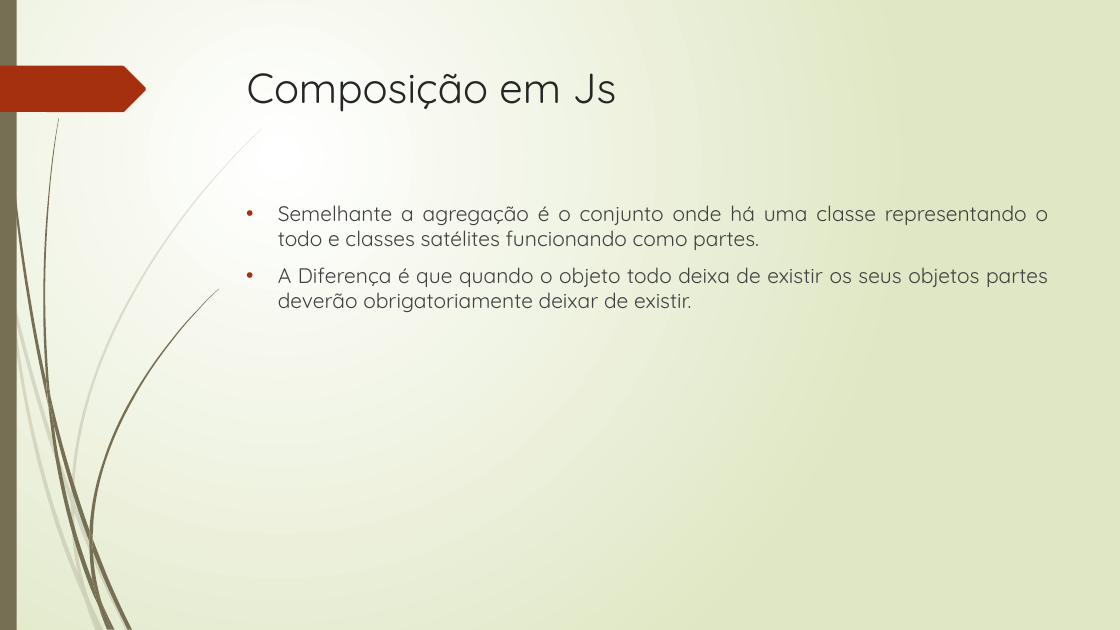
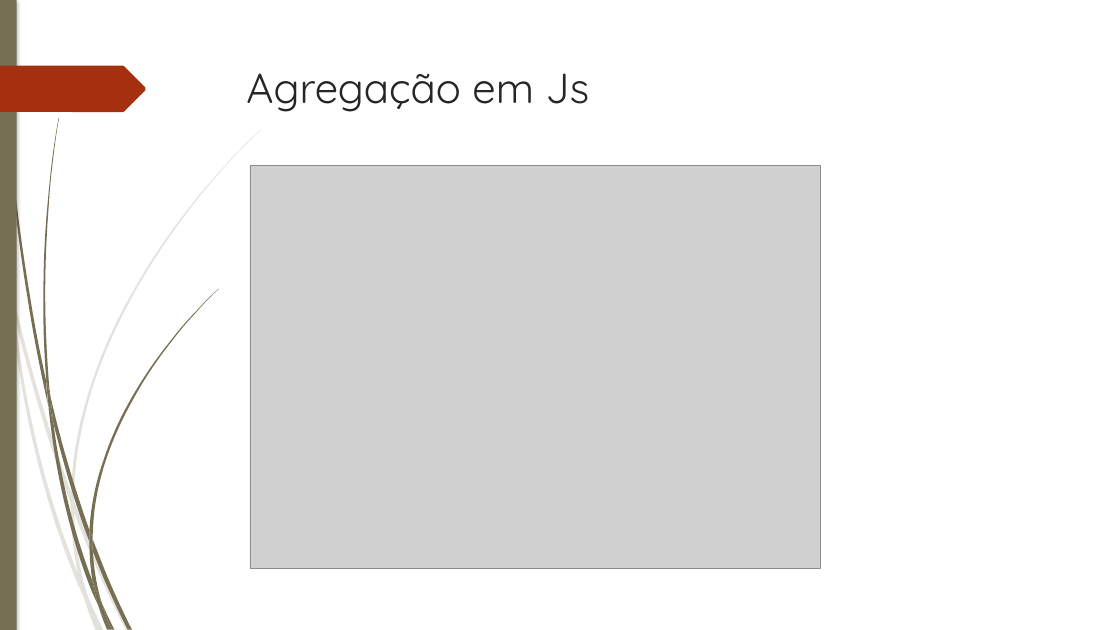
Before and after one commit to josemdfjunior/PLP, a slide deck: slide 7 of Atividade09/PLP_Atividade_09__Max.pptx. Drawn at 1120x630 pixels with LibreOffice and Linux fonts; fonts in the diff are those of the drawing; grey boxes stand for pictures. Boxes give left, top, right and bottom in pixels: in the first picture for what was removed or moved away, otherwise in the second. Text is boxed around its words. In the diff, an @@ line names an element or a change of style, - is before the commit and + after.

```diff
--- a/Atividade09/PLP_Atividade_09__Max.pptx
+++ b/Atividade09/PLP_Atividade_09__Max.pptx
@@ background gradient #FFFFFF to #DFE8C4 to #FFFFFF @@
@@ rectangle at (x1=0, y1=0, x2=17, y2=630): shadow on @@
@@ outline redrawn in 13 elements at (x1=12, y1=290, x2=71, y2=503), (x1=74, y1=501, x2=130, y2=630), (x1=9, y1=294, x2=85, y2=600), (x1=71, y1=503, x2=88, y2=597), (x1=71, y1=129, x2=262, y2=501), (x1=78, y1=574, x2=100, y2=630), (x1=3, y1=0, x2=48, y2=404), (x1=92, y1=539, x2=132, y2=629), (x1=43, y1=118, x2=59, y2=397), (x1=89, y1=289, x2=218, y2=539), (x1=89, y1=542, x2=102, y2=604), (x1=89, y1=530, x2=92, y2=551), (x1=0, y1=66, x2=146, y2=112) @@
@@ text at (x1=246, y1=73, x2=590, y2=112): text changed @@
-Composição em Js
+Agregação em Js
@@ picture added at (x1=250, y1=166, x2=821, y2=569) @@
@@ text removed at (x1=278, y1=205, x2=1048, y2=312) @@
-• Semelhante a agregação é o conjunto onde há uma classe representando o todo e classes satélites funcionando como partes.
-• A Diferença é que quando o objeto todo deixa de existir os seus objetos partes deverão obrigatoriamente deixar de existir.
```
Also in this commit, not shown: 14 other slides changed.
